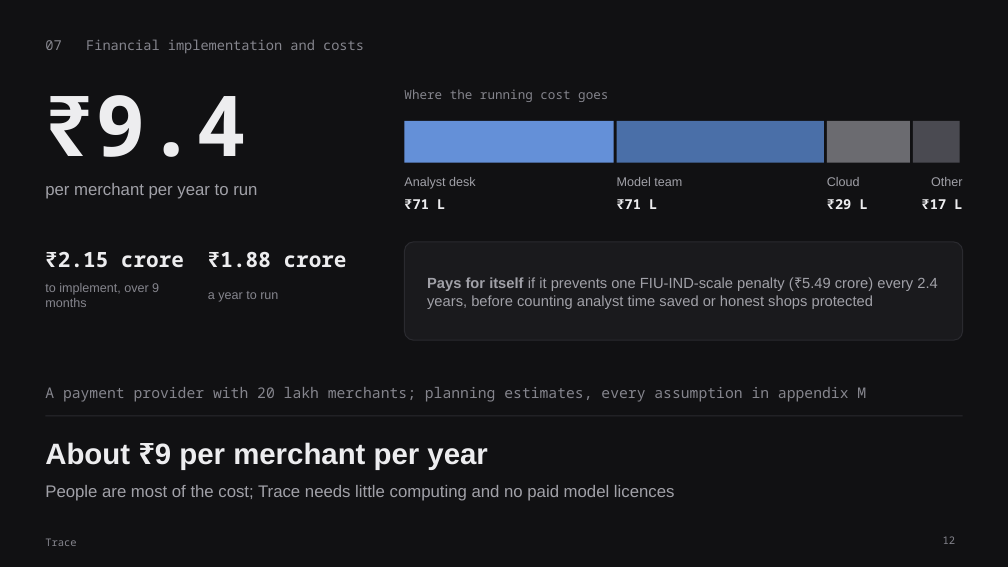
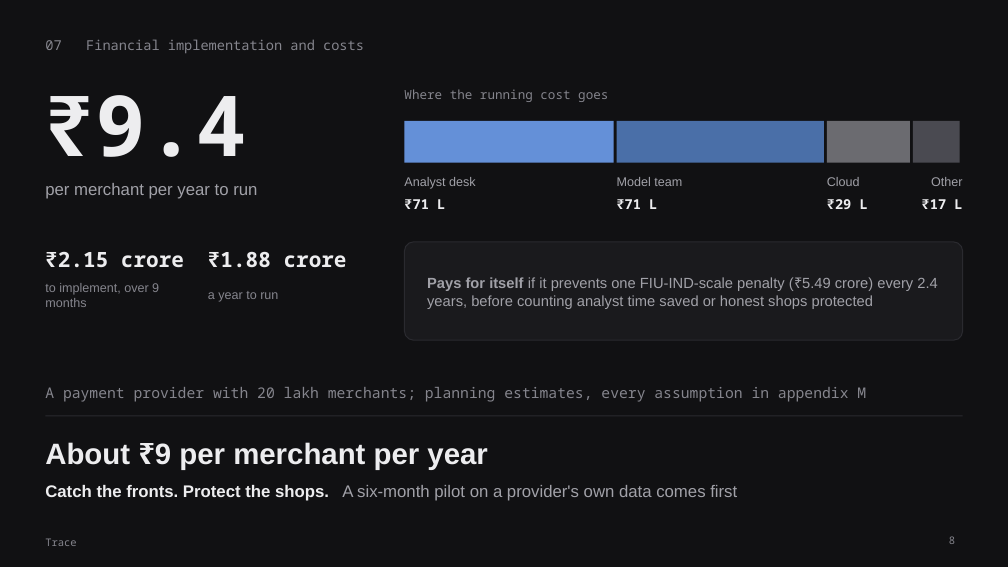
Before and after one commit to guransh111/MerchantFiling, a slide deck: slide 8 of explained/Trace_Deck.pptx (slide 12 before the commit). Drawn at 1008x567 pixels with LibreOffice and Linux fonts; fonts in the diff are those of the drawing. Boxes give left, top, right and bottom in pixels: in the first picture for what was removed or moved away, otherwise in the second. Text is boxed around its words. In the diff, an @@ line names an element or a change of style, - is before the commit and + after.

```diff
--- a/explained/Trace_Deck.pptx
+++ b/explained/Trace_Deck.pptx
@@ text at bbox=[45, 485, 737, 501]: text changed @@
-People are most of the cost; Trace needs little computing and no paid model licences
+Catch the fronts. Protect the shops. A six-month pilot on a provider's own data comes first
@@ page number at bbox=[949, 536, 955, 544]: text changed @@
-12
+8
```
Also in this commit, not shown: 1 slide added, 6 slides removed, 2 other files.
